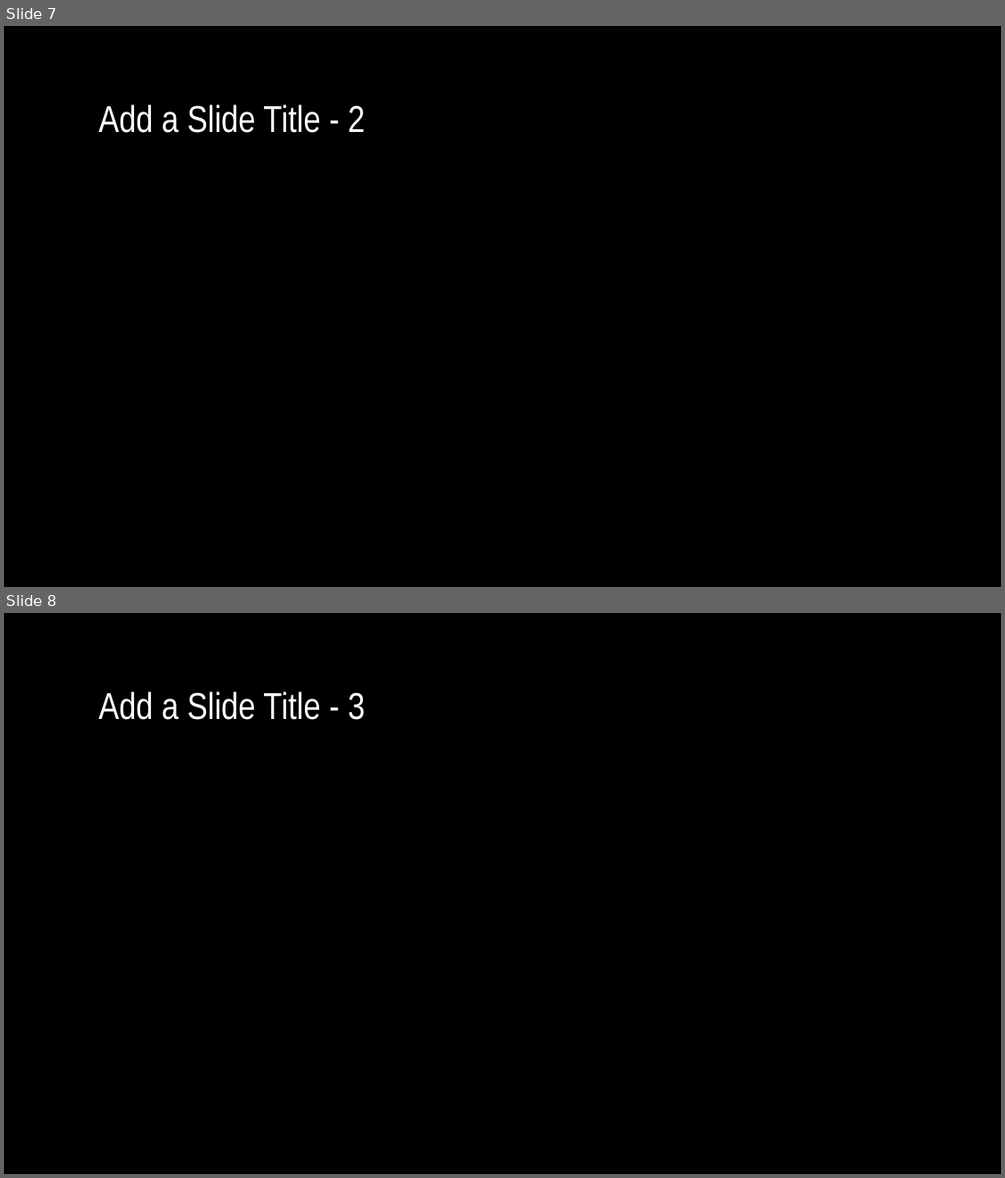
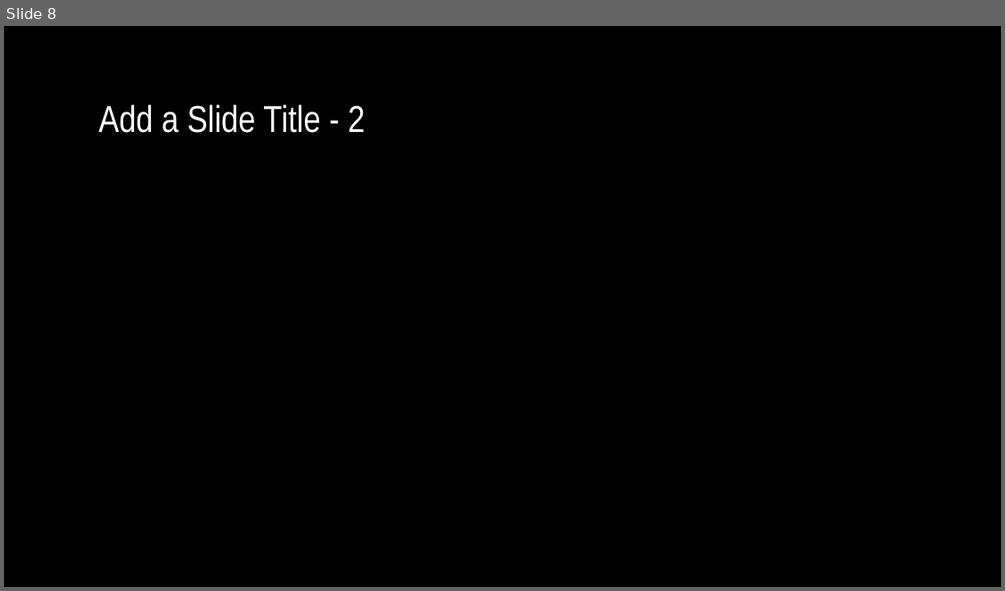
Before and after one commit to xbmm1/NBA-MoneyBall, a slide deck: 2023 NBA Finals Presentation_6.7.2023.pptx. Shown one above the other, each under a label of ours: slides 7 and 8 before the commit, slide 8 after it. The pictures are 1005x1178 and 1005x591 pixels, drawn with LibreOffice and Linux fonts; fonts in the diff are those of the drawing; background and template pictures are left out. Boxes give left, top, right and bottom in pixels: in the first picture for what was removed or moved away, otherwise in the second. Text is boxed around its words. In the diff, an @@ line names an element or a change of style, - is before the commit and + after.

```diff
--- a/2023 NBA Finals Presentation_6.7.2023.pptx
+++ b/2023 NBA Finals Presentation_6.7.2023.pptx
@@ slide 8 removed at (x1=4, y1=613, x2=1001, y2=1174), background picture (left out) @@
@@ title removed at (x1=98, y1=691, x2=364, y2=720) @@
-Add a Slide Title - 3
@@ what was slide 7 is now slide 8 @@
```
Also in this commit, not shown: 1 slide changed, 2 slides added, 1 other file.
